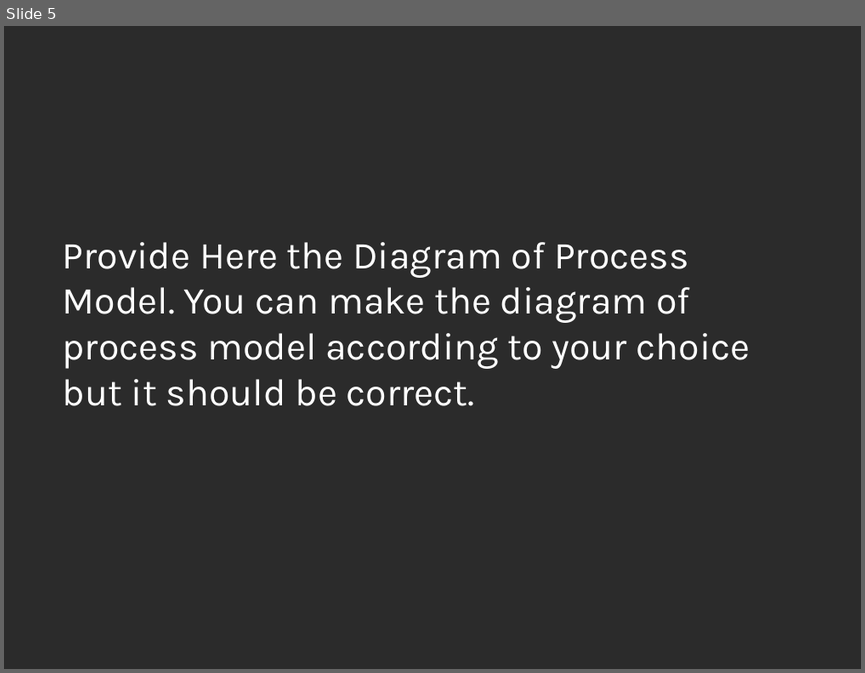
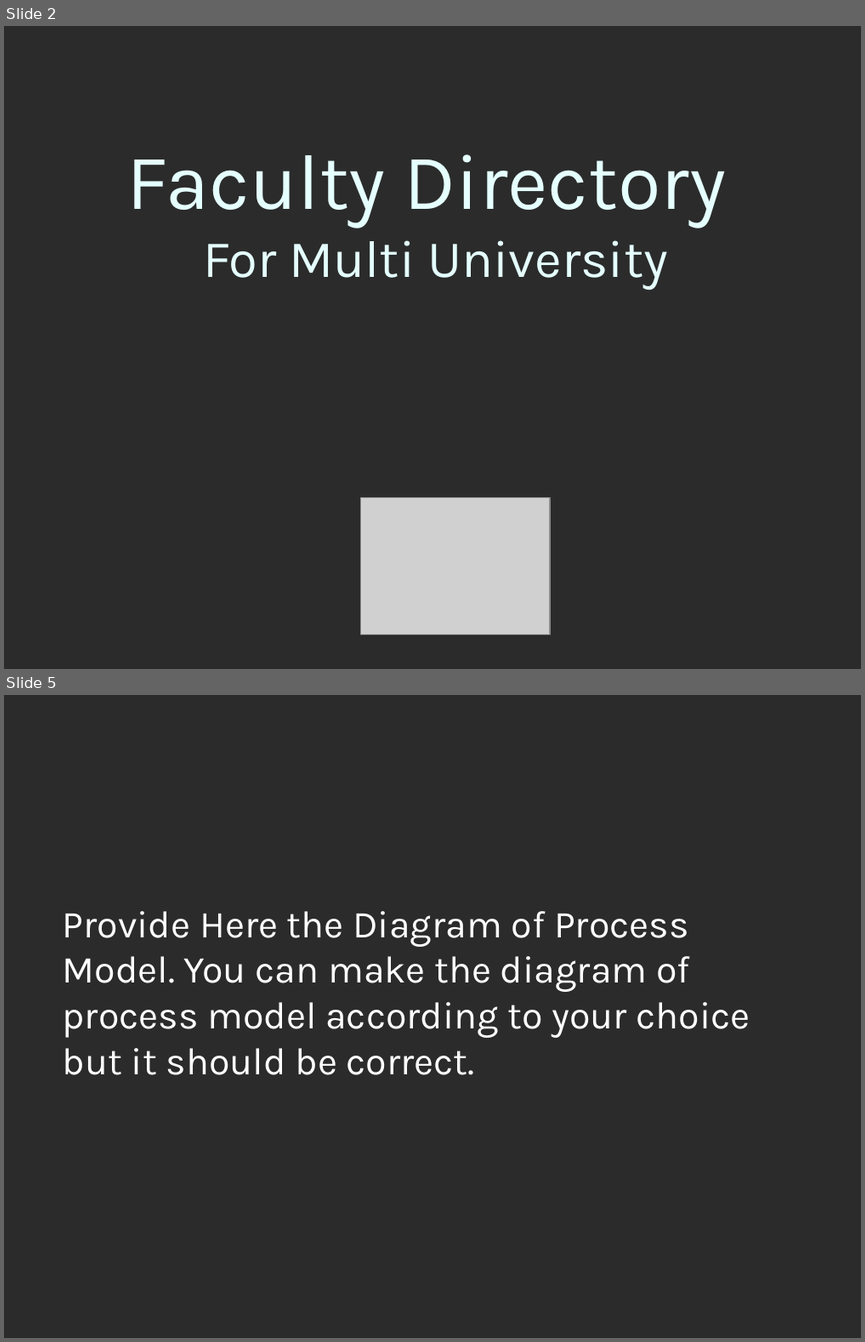
Before and after one commit to afraz-malik/faculty-directory, a slide deck: 5. Final Deliverable/5. Final Delieverable/3-SamplePresentation.ppt. Shown one above the other, each under a label of ours: slide 5 before the commit, slides 2 and 5 after it; the slides between them are not shown. The pictures are 865x673 and 865x1342 pixels, drawn with LibreOffice and Linux fonts; fonts in the diff are those of the drawing; grey boxes stand for pictures; background and template pictures are left out; a plain dark background stands for a picture behind light text. Boxes give left, top, right and bottom in pixels: in the first picture for what was removed or moved away, otherwise in the second. Text is boxed around its words. In the diff, an @@ line names an element or a change of style, - is before the commit and + after.

```diff
--- a/5. Final Deliverable/5. Final Delieverable/3-SamplePresentation.ppt
+++ b/5. Final Deliverable/5. Final Delieverable/3-SamplePresentation.ppt
@@ slide 2 added at (4, 26, 861, 669), background picture (left out) @@
@@ title added at (127, 154, 726, 290), 44 pt, text #E5FFFF @@
+Faculty Directory
+For Multi University
@@ picture added at (361, 497, 550, 635) @@
```
Also in this commit, not shown: 1 slide changed, 20 other slides added, 7 slides removed, 3 other files.
